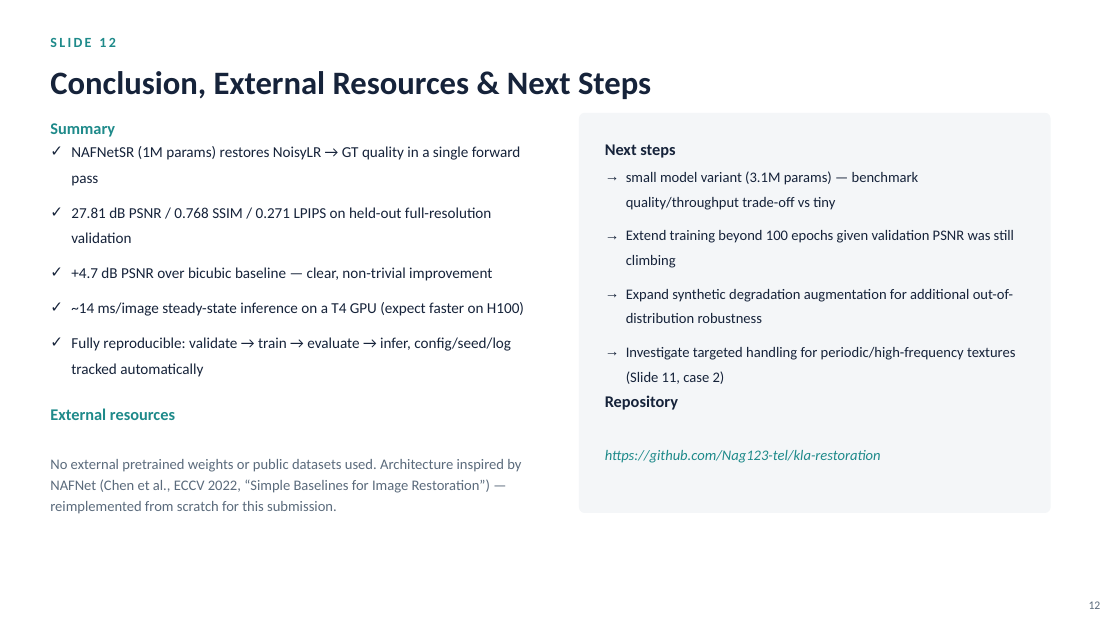
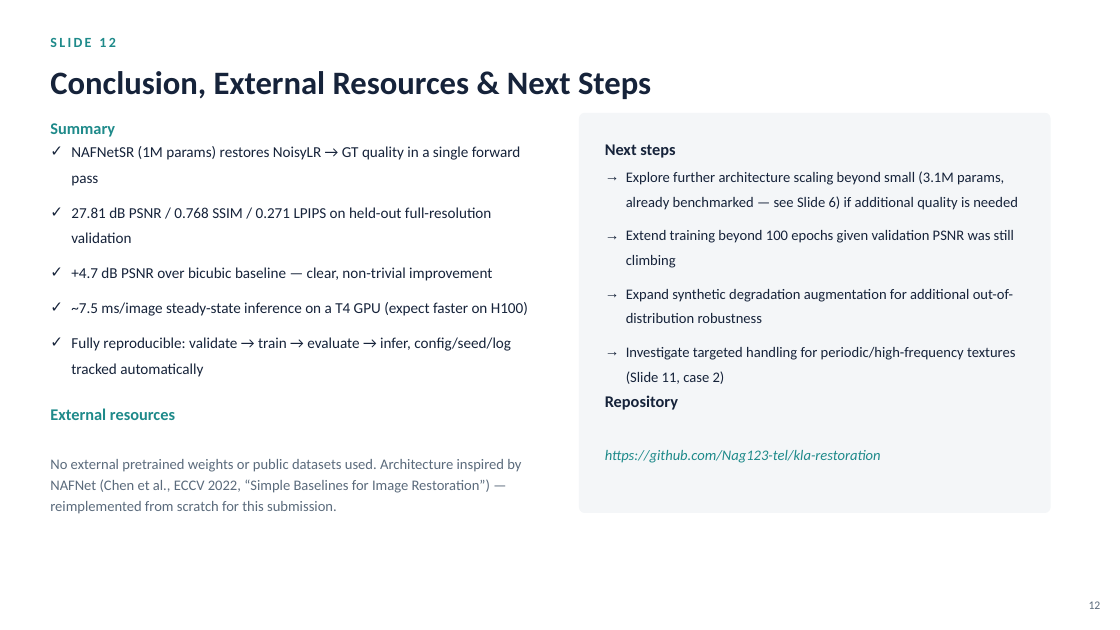
Before and after one commit to Nag123-tel/kla-restoration, a slide deck: slide 13 of solution_presentation.pptx. Drawn at 1120x630 pixels with LibreOffice and Linux fonts; fonts in the diff are those of the drawing. Boxes give left, top, right and bottom in pixels: in the first picture for what was removed or moved away, otherwise in the second. Text is boxed around its words. In the diff, an @@ line names an element or a change of style, - is before the commit and + after.

```diff
--- a/solution_presentation.pptx
+++ b/solution_presentation.pptx
@@ text at (x1=626, y1=171, x2=1018, y2=210): text changed @@
-→ small model variant (3.1M params) — benchmark quality/throughput trade-off vs tiny
+→ Explore further architecture scaling beyond small (3.1M params, already benchmarked — see Slide 6) if additional quality is needed
@@ text at (x1=71, y1=302, x2=528, y2=316): text changed @@
-✓ ~14 ms/image steady-state inference on a T4 GPU (expect faster on H100)
+✓ ~7.5 ms/image steady-state inference on a T4 GPU (expect faster on H100)
```
Also in this commit, not shown: 5 other slides changed.
